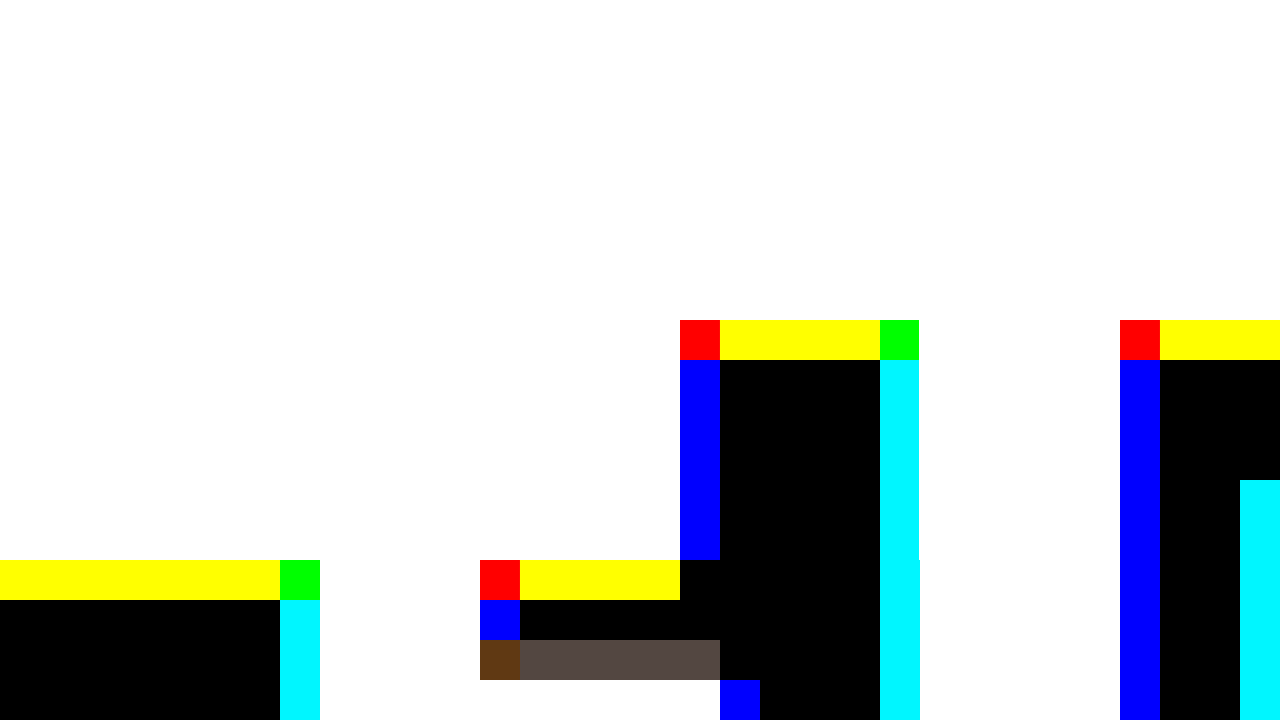
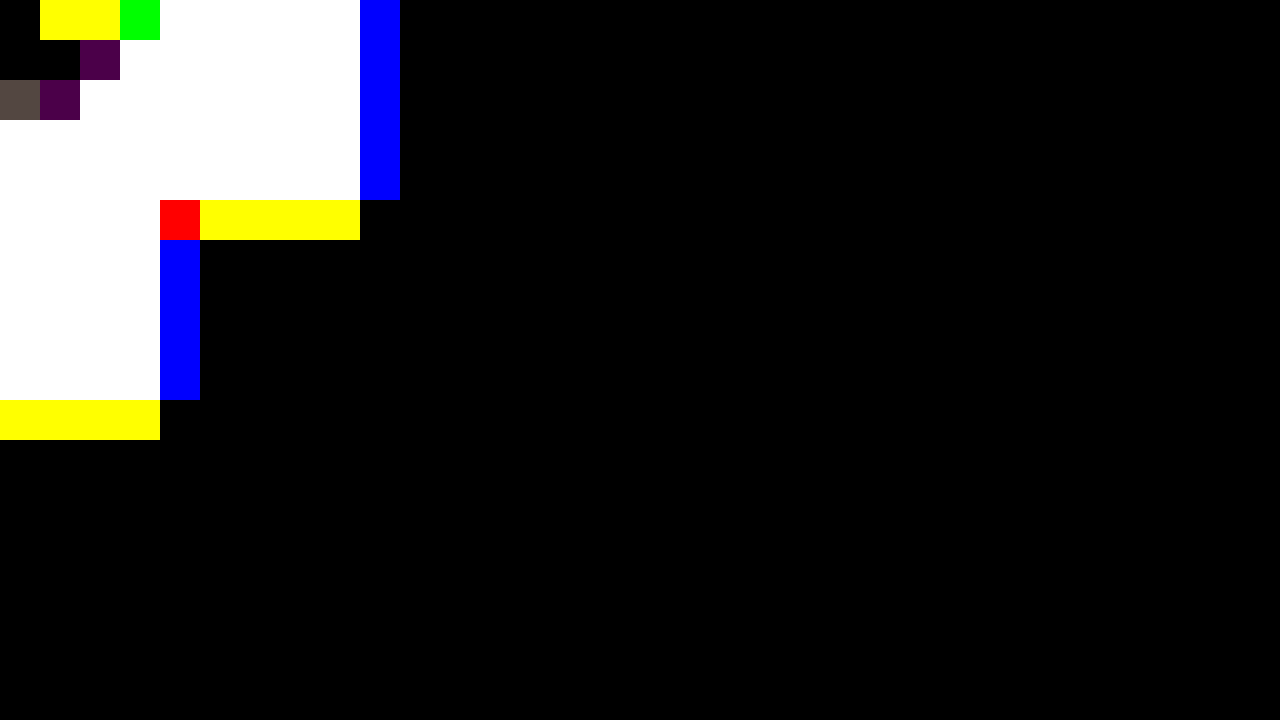
Layers edited between the first and the second 1280px x 720px image:
renamed "Layer 23" to "3x7", showed it over [0, 0, 1280, 720]
renamed "Layer 1" to "1x1", hid it over [0, 320, 1280, 720]
